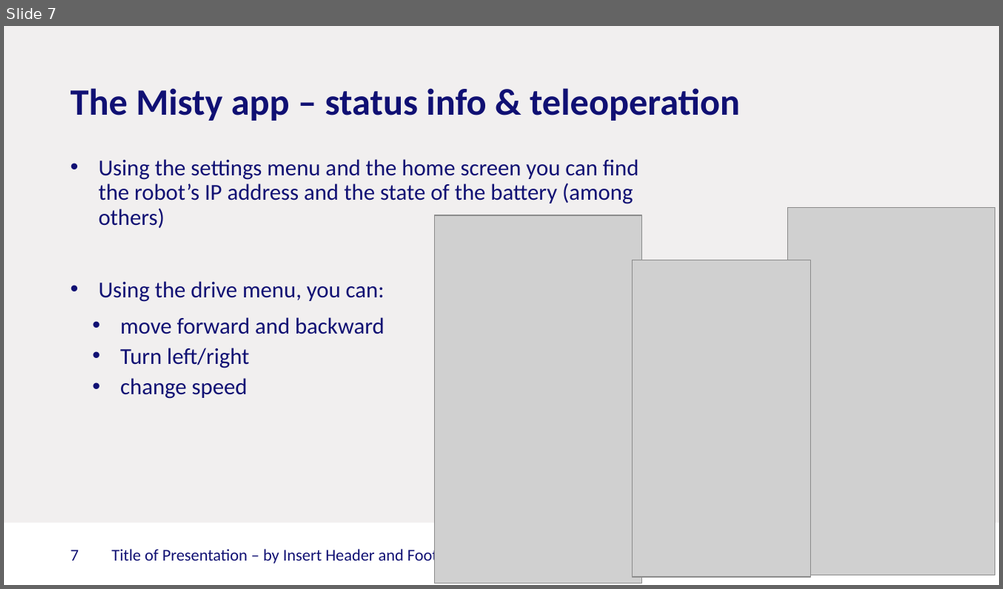
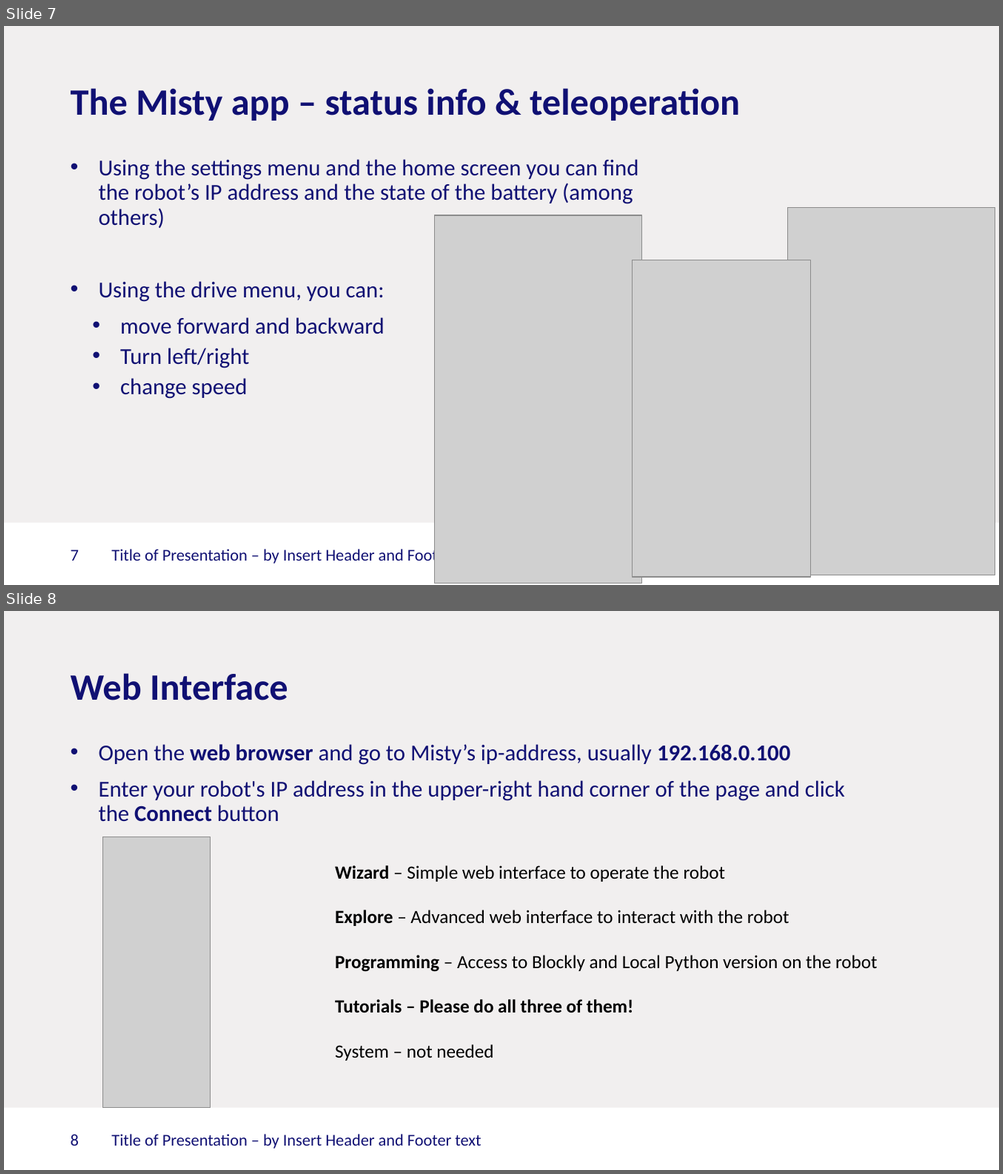
Before and after one commit to Rctue/nao-lib, a slide deck: Misty tutorial.pptx. Shown one above the other, each under a label of ours: slide 7 before the commit, slides 7 and 8 after it. The pictures are 1003x589 and 1003x1174 pixels, drawn with LibreOffice and Linux fonts; fonts in the diff are those of the drawing; grey boxes stand for pictures; background and template pictures are left out. Boxes give left, top, right and bottom in pixels: in the first picture for what was removed or moved away, otherwise in the second. Text is boxed around its words. In the diff, an @@ line names an element or a change of style, - is before the commit and + after.

```diff
--- a/Misty tutorial.pptx
+++ b/Misty tutorial.pptx
@@ slide 8 added at box(4, 611, 999, 1170), background #F1EFEF; not listed: 1 template element that a slide beside it also shows @@
@@ title added at box(71, 673, 287, 701), 36 pt, text #101073, bold @@
+Web Interface
@@ text added at box(99, 744, 845, 822), 22 pt, text #101073 @@
+• Open the web browser and go to Misty’s ip-address, usually 192.168.0.100
+• Enter your robot's IP address in the upper-right hand corner of the page and click the Connect button
@@ picture added at box(103, 837, 210, 1109) @@
@@ text added at box(335, 866, 877, 1061), 18 pt, text #000000 @@
+Wizard – Simple web interface to operate the robot
+Explore – Advanced web interface to interact with the robot
+Programming – Access to Blockly and Local Python version on the robot
+Tutorials – Please do all three of them!
+System – not needed
@@ page number added at box(71, 1134, 79, 1146), 16 pt, text #101073 @@
+8
@@ text added at box(111, 1134, 481, 1149), 16 pt, text #101073 @@
+Title of Presentation – by Insert Header and Footer text
```
Also in this commit, not shown: 5 slides changed, 3 other slides added, 1 other file.
